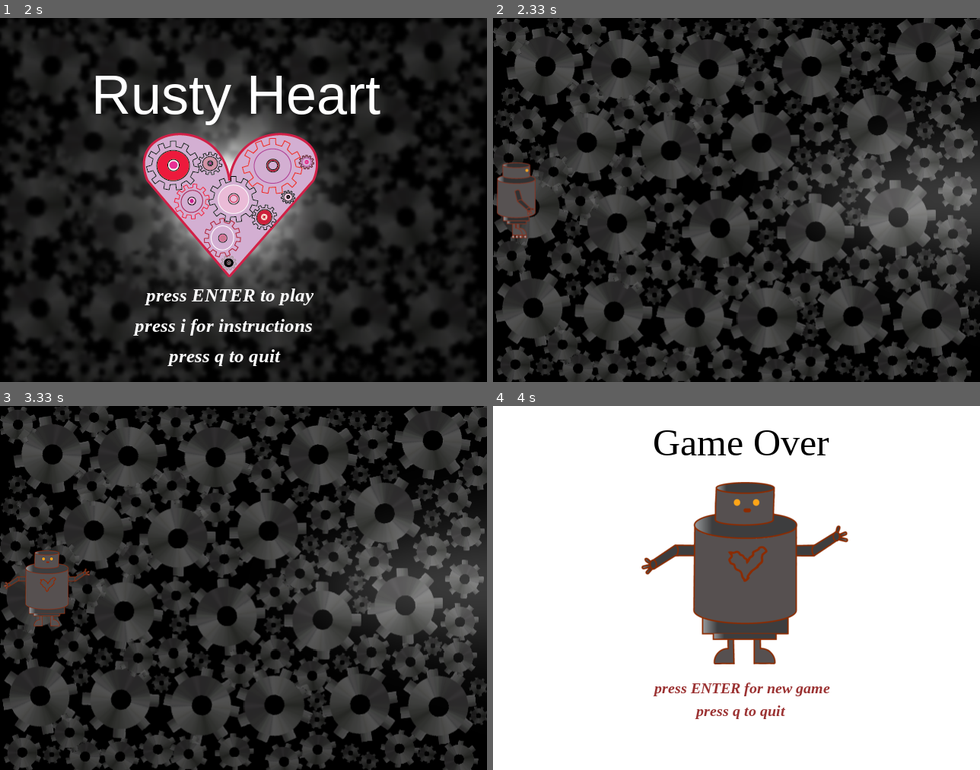
Above: before the commit, frames 1-4 (two rows, left to right).
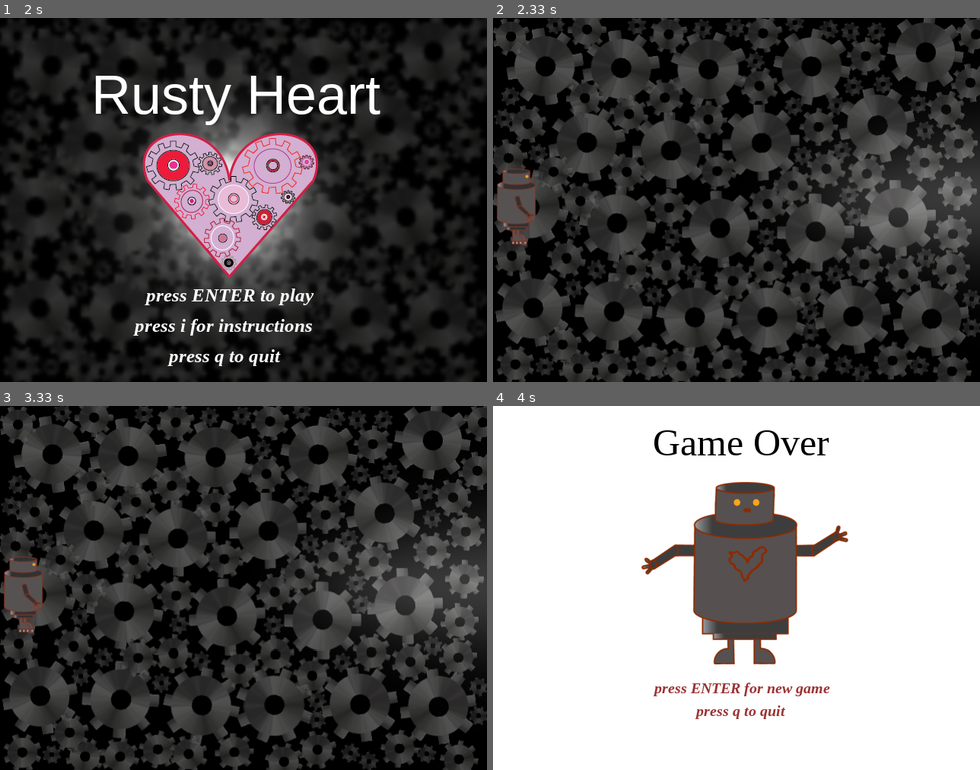
Above: after the commit, the same moments.

Repository: beatriceliang/RustyHeart
Game: pygame game, started from RustyHeart.py
The game is run twice, just before and just after one commit, with the same random seed, the same clock (stepped at 60 frames per second) and the same inputs. The source is Python 2; it was converted automatically to run under Python 3.
Inputs:
- Up to frame 1 (2 s): tap one key every 0.33 s from 0.33 s: Enter Space Enter I; hold Left from 1.67 s (still down)
- Up to frame 2 (2.33 s): release Left at 2.2 s; tap Enter at 2.23 s
- Up to frame 3 (3.33 s): hold Down 2.57-2.87 s; tap Enter at 2.9, 3.23 s
- Up to frame 4 (4 s): hold Left 3.57-3.97 s

Frame 1 is identical in both runs. In frame 2, 0.8% of the frame differs, in the area x 0-9%, y 39-63%; in frame 3, 1.7%, in the area x 0-19%, y 39-63%; in frame 4, nothing differs.

Commit message:
Revert "Merge branch 'master' of https://github.com/beatriceliang/RustyHeart"
This reverts commit 34882fafa392f4384a0c79c80cf9527245f51392, reversing
changes made to c90eacd5553cd4aadd785d438d74ce54057513ec.

Diff:
--- a/RustyHeart.py
+++ b/RustyHeart.py
@@ -74,6 +74,8 @@
 		else:
 			diffX = 0
 
+		self.rusty.move(self.objects,diffX)
+		self.screen.blit(self.rusty.image,self.rusty.rect)
 		for item in self.objects:
 			if(item.type=="cardboard" or diffX!=0 or item.type=="heart" or item.collide):
 				if item.rect.left <self.screensize[0] and item.rect.right >0:
@@ -83,7 +85,6 @@
 		for item in self.objects:
 			if(item.type=="cardboard" or item.type == "door" or item.type=="heart" or diffX!=0 or item.collide):
 				item.move(self.objects,diffX)
-				self.drawBkg(background,item.rect)
 				if item.rect.left <self.screensize[0] and item.rect.right >0:
 					if item.type!="heart":
 						self.screen.blit(item.image,item.rect)
@@ -93,10 +94,6 @@
 							self.screen.blit(item.image,item.rect)
 							self.refresh.append(item.rect)
 			#item.collide = False
-		self.rusty.move(self.objects,diffX)
-		self.screen.blit(self.rusty.image,self.rusty.rect)
-
-		pygame.display.update(self.refresh)
 
 
 		pygame.display.update(self.refresh)
@@ -253,7 +250,7 @@
 							self.rusty.speedLeft()
 						if event.key == pygame.K_RIGHT:
 							self.rusty.speedRight()
-						if event.key == pygame.K_DOWN:
+						if event.key == pygame.K_t:
 							self.rusty.wave()
 							wave.play()
 						if event.key == pygame.K_UP:
Not shown, changed: Door.pyc
Not shown, changed: Heart.pyc
Not shown, changed: Spike.pyc
Not shown, changed: box.pyc
Not shown, changed: rusty.pyc
